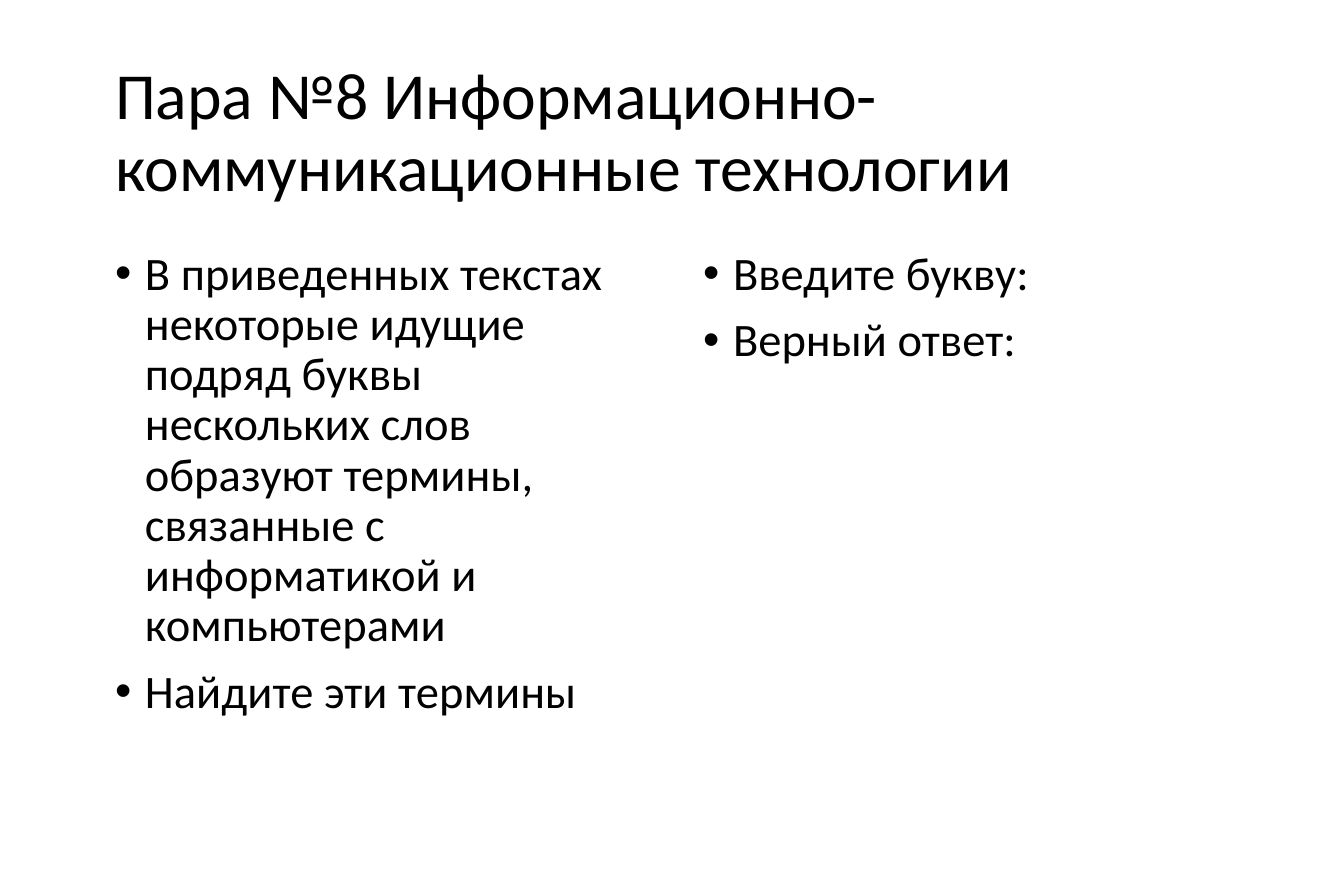
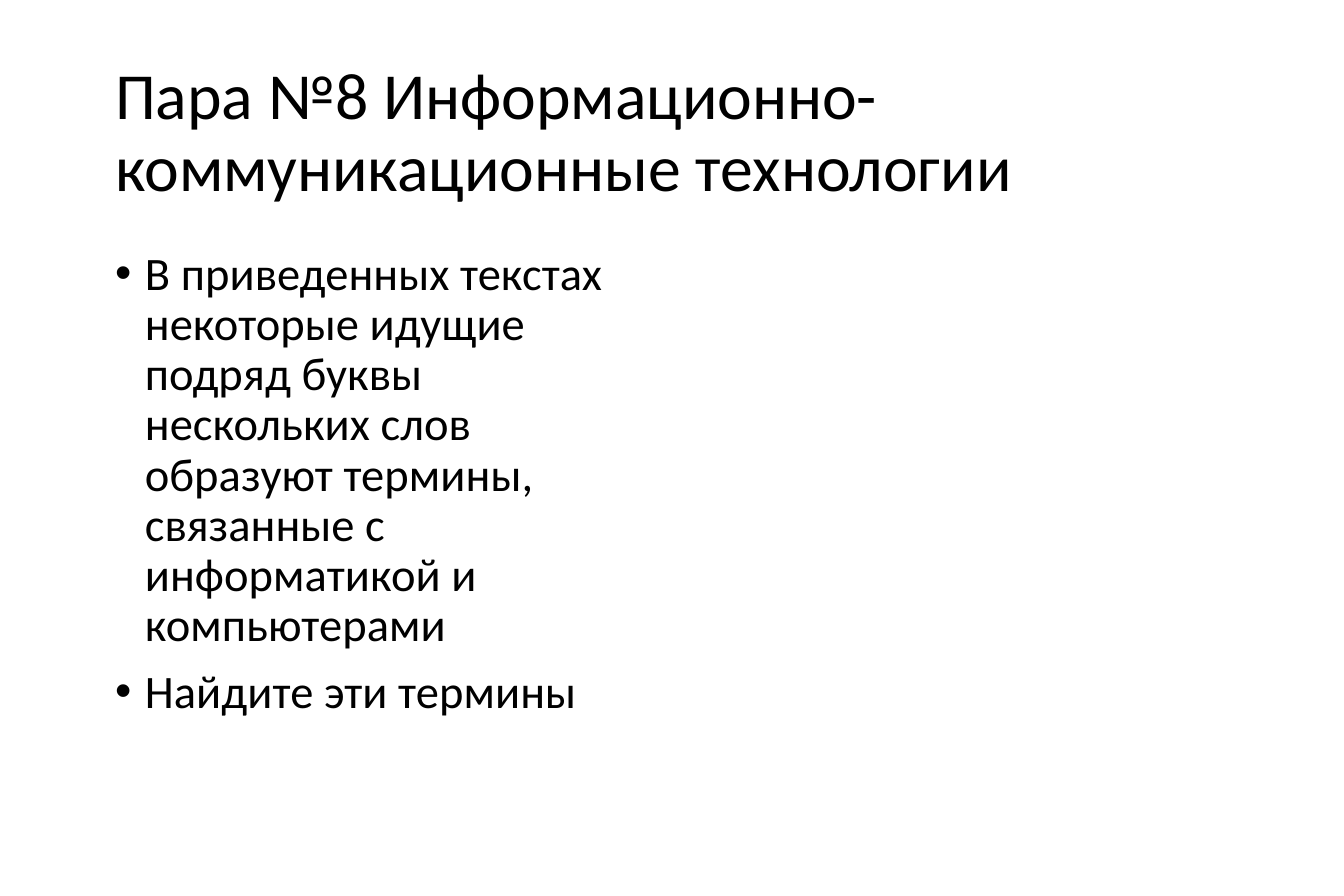
Before and after one commit to vvaassiihhaa/masha, a slide deck: slide 32 of КВЕСТ/Kvest 2706.pptx (slide 22 before the commit). Drawn at 1344x896 pixels with LibreOffice and Linux fonts; fonts in the diff are those of the drawing. Boxes give left, top, right and bottom in pixels: in the first picture for what was removed or moved away, otherwise in the second. Text is boxed around its words. In the diff, an @@ line names an element or a change of style, - is before the commit and + after.

```diff
--- a/КВЕСТ/Kvest 2706.pptx
+++ b/КВЕСТ/Kvest 2706.pptx
@@ text removed at [733,258,1029,364] @@
-• Введите букву:
-• Верный ответ:
```
Also in this commit, not shown: 9 other slides changed, 11 slides added, 1 slide removed.
